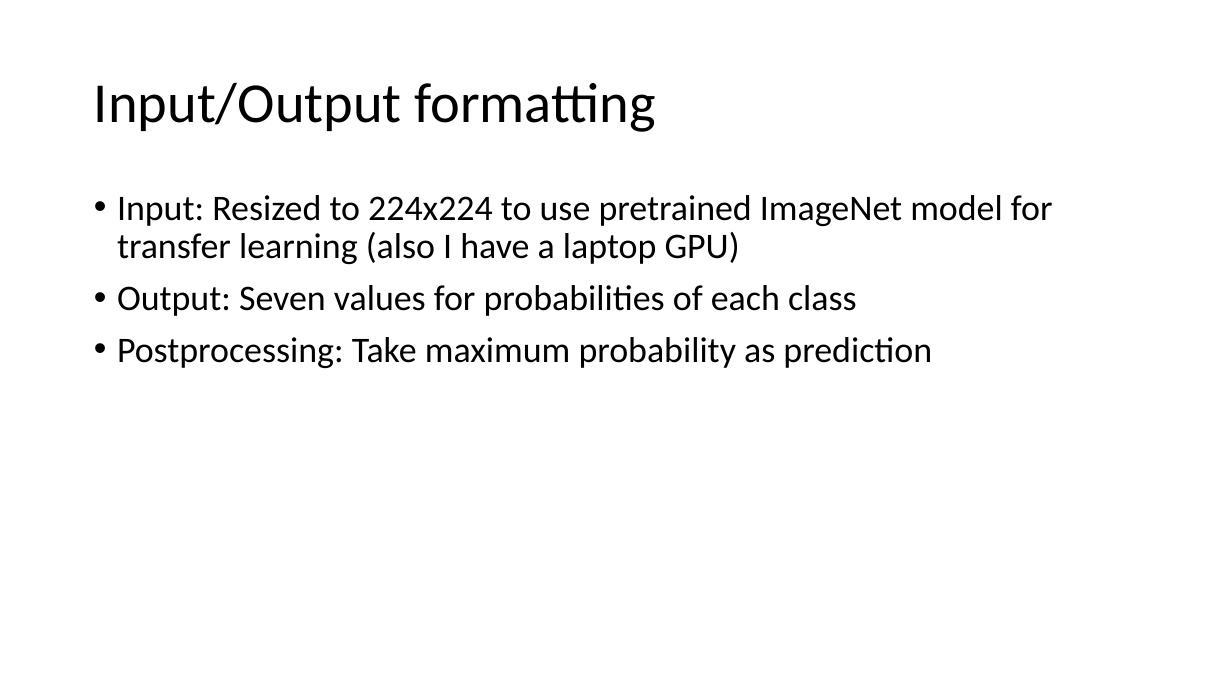
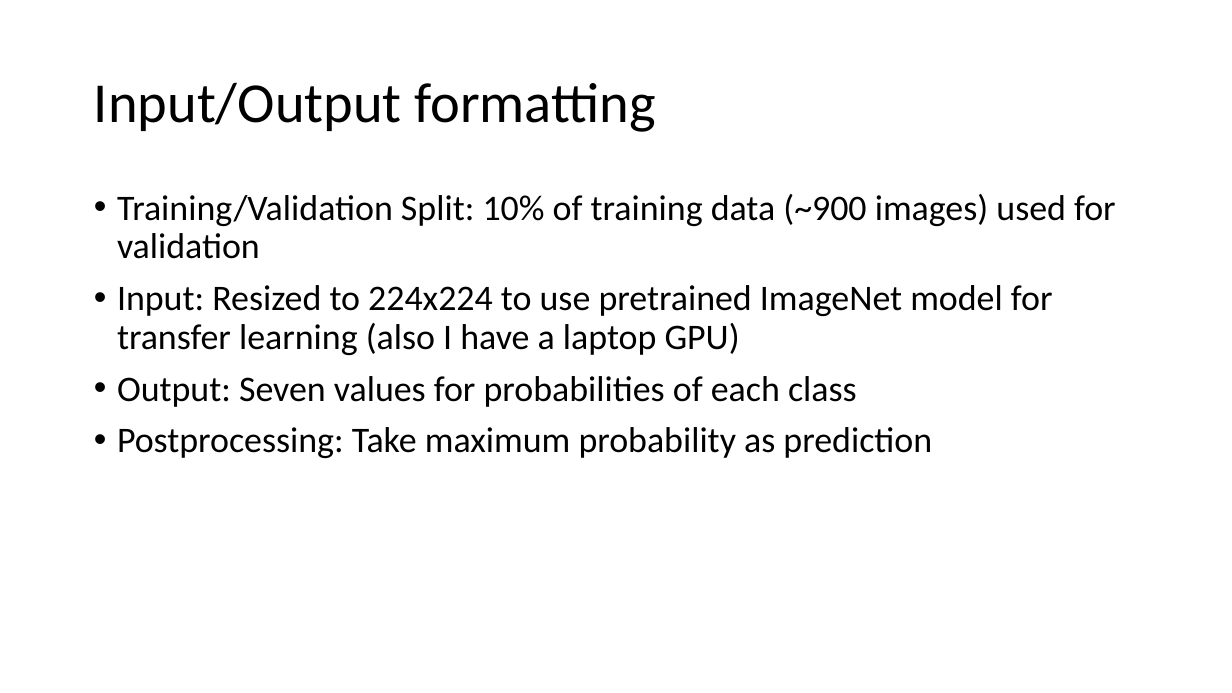
Before and after one commit to DanielY1783/deep_learning_medical_imaging, a slide deck: slide 5 of homework/assignment2/presentation/Yan_yand1.pptx. Drawn at 1232x693 pixels with LibreOffice and Linux fonts; fonts in the diff are those of the drawing. Boxes give left, top, right and bottom in pixels: in the first picture for what was removed or moved away, otherwise in the second. Text is boxed around its words. In the diff, an @@ line names an element or a change of style, - is before the commit and + after.

```diff
--- a/homework/assignment2/presentation/Yan_yand1.pptx
+++ b/homework/assignment2/presentation/Yan_yand1.pptx
@@ text at (x1=117, y1=194, x2=1116, y2=259): paragraph added @@
+• Training/Validation Split: 10% of training data (~900 images) used for validation
```
Also in this commit, not shown: 3 other slides changed, 5 slides added, 1 slide removed, 25 other files.
